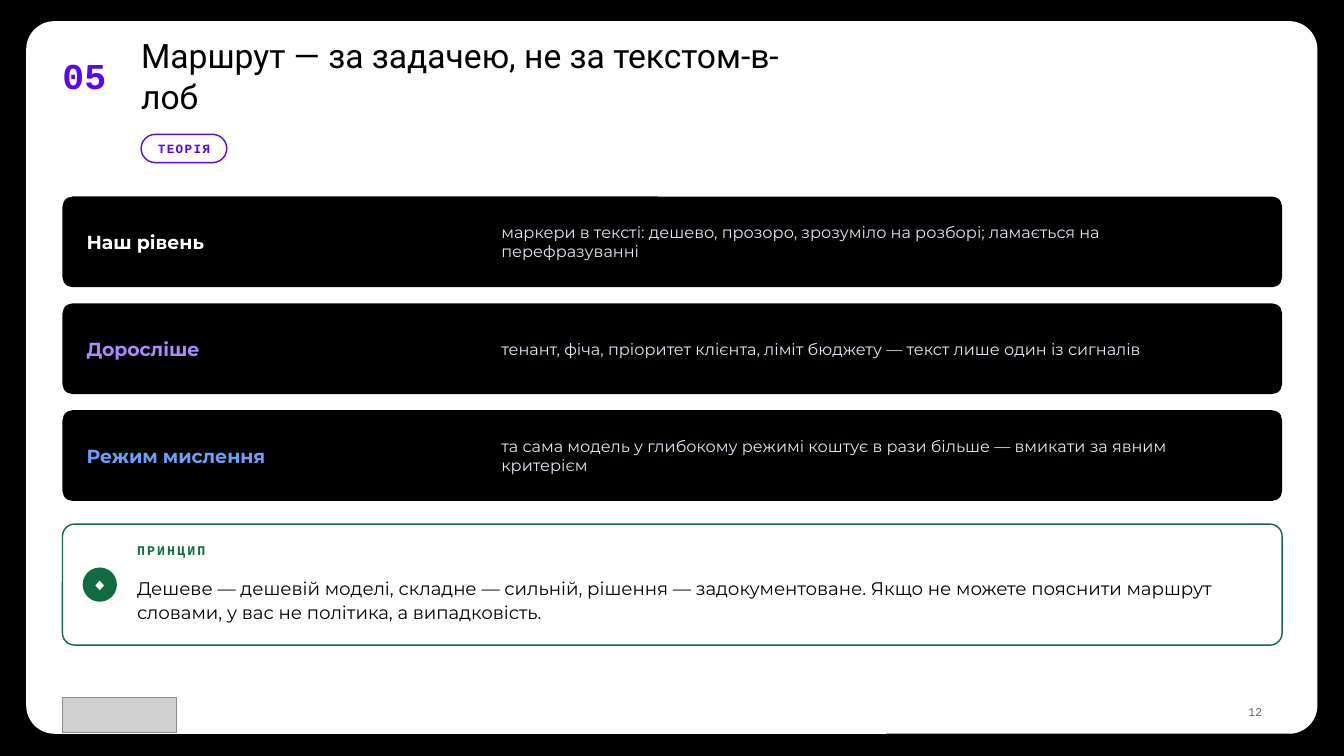
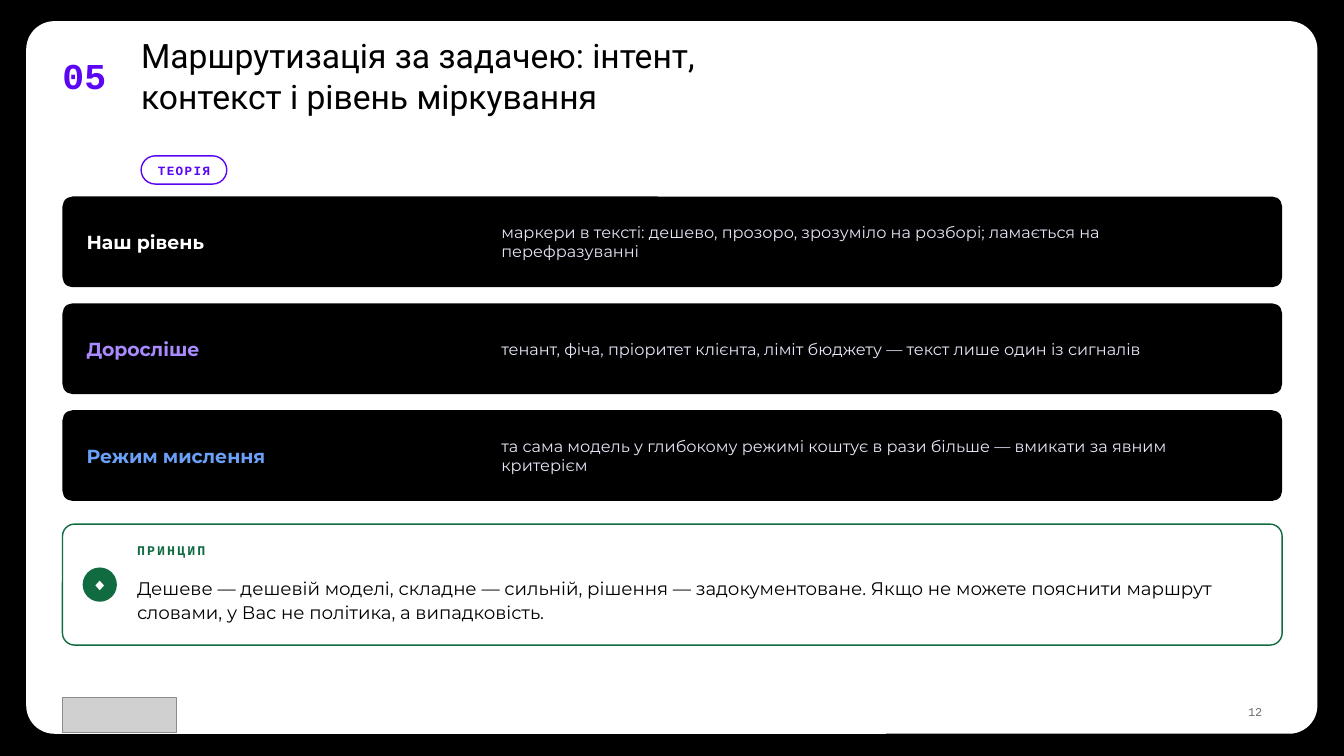
Before and after one commit to TarasFedorenkoFTV/llmops-bootcamp, a slide deck: slide 12 of docs/decks/L03.pptx. Drawn at 1344x756 pixels with LibreOffice and Linux fonts; fonts in the diff are those of the drawing; grey boxes stand for pictures; background and template pictures are left out. Boxes give left, top, right and bottom in pixels: in the first picture for what was removed or moved away, otherwise in the second. Text is boxed around its words. In the diff, an @@ line names an element or a change of style, - is before the commit and + after.

```diff
--- a/docs/decks/L03.pptx
+++ b/docs/decks/L03.pptx
@@ text at (141,43,694,116): text changed @@
-Маршрут — за задачею, не за текстом-в-лоб
+Маршрутизація за задачею: інтент, контекст і рівень міркування
@@ text "ТЕОРІЯ": place and size @@
-text "ТЕОРІЯ" at (158,144,210,153)
+text "ТЕОРІЯ" at (158,166,210,175)
@@ rounded rectangle: place and size @@
-rounded rectangle at (141,134,227,162)
+rounded rectangle at (141,156,227,185)
@@ text at (137,581,1212,623): text changed @@
-Дешеве — дешевій моделі, складне — сильній, рішення — задокументоване. Якщо не можете пояснити маршрут словами, у вас не політика, а випадковість.
+Дешеве — дешевій моделі, складне — сильній, рішення — задокументоване. Якщо не можете пояснити маршрут словами, у Вас не політика, а випадковість.
```
Also in this commit, not shown: 23 other slides changed, 50 other files.
